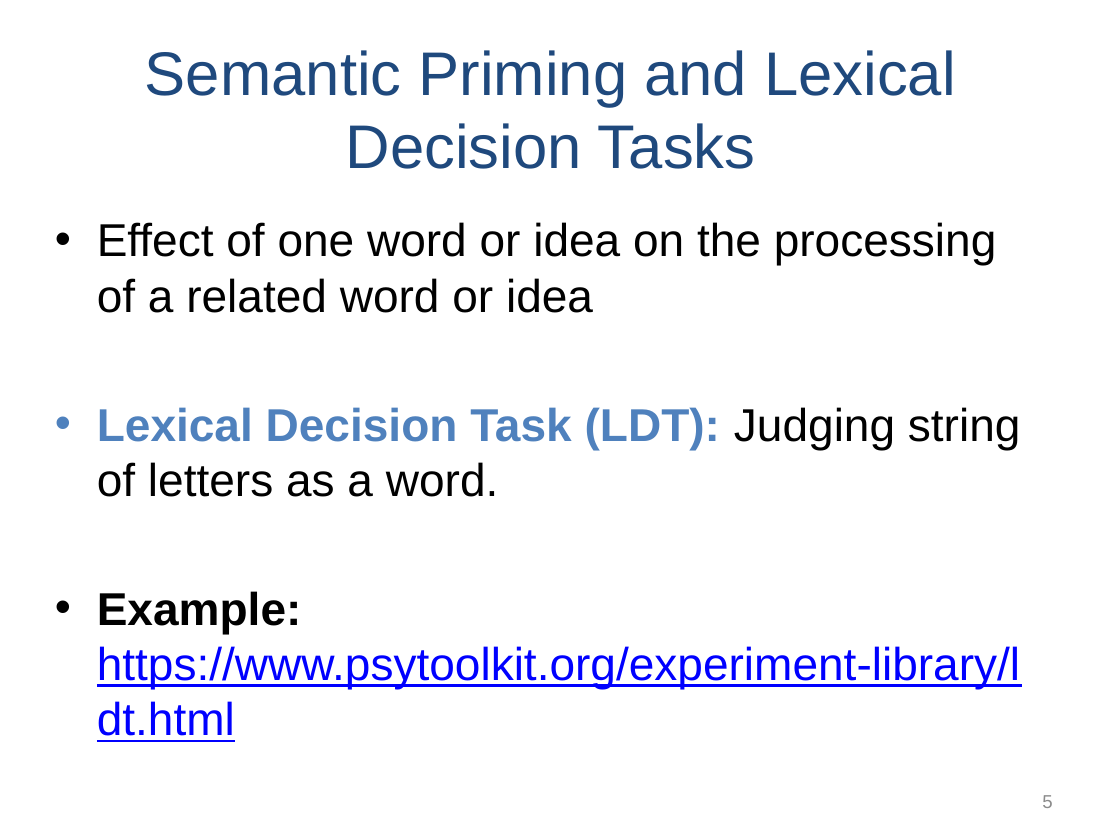
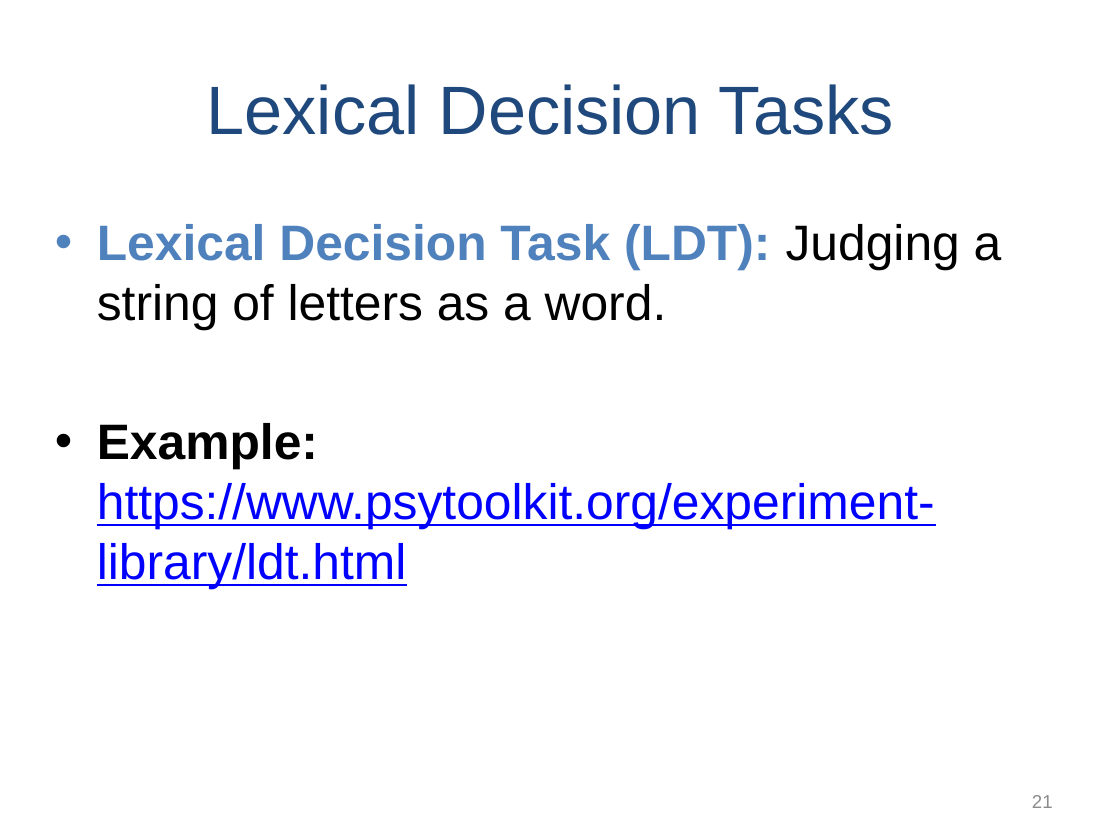
Before and after one commit to npm27/Teaching-Materials, a slide deck: slide 21 of Memory/Slides/Chapter 5.PPTX (slide 5 before the commit). Drawn at 1120x840 pixels with LibreOffice and Linux fonts; fonts in the diff are those of the drawing. Boxes give left, top, right and bottom in pixels: in the first picture for what was removed or moved away, otherwise in the second. Text is boxed around its words. In the diff, an @@ line names an element or a change of style, - is before the commit and + after.

```diff
--- a/Memory/Slides/Chapter 5.PPTX
+++ b/Memory/Slides/Chapter 5.PPTX
@@ title at <box>207,84,894,135</box>: text changed; size 39.6 to 44 pt @@
-Semantic Priming and Lexical Decision Tasks
+Lexical Decision Tasks
@@ text at <box>97,224,1002,330</box>: text changed; size 29.6 to 32 pt @@
-• Effect of one word or idea on the processing of a related word or idea
-• Lexical Decision Task (LDT): Judging string of letters as a word.
+• Lexical Decision Task (LDT): Judging a string of letters as a word.
@@ text at <box>97,423,935,589</box>: size 29.6 to 32 pt in "Example: https://www.psytoolkit.org/experiment-library/ldt.h ..." @@
@@ page number at <box>1032,795,1053,808</box>: text changed @@
-5
+21
```
Also in this commit, not shown: 7 other slides changed, 24 slides added, 1 slide removed.
